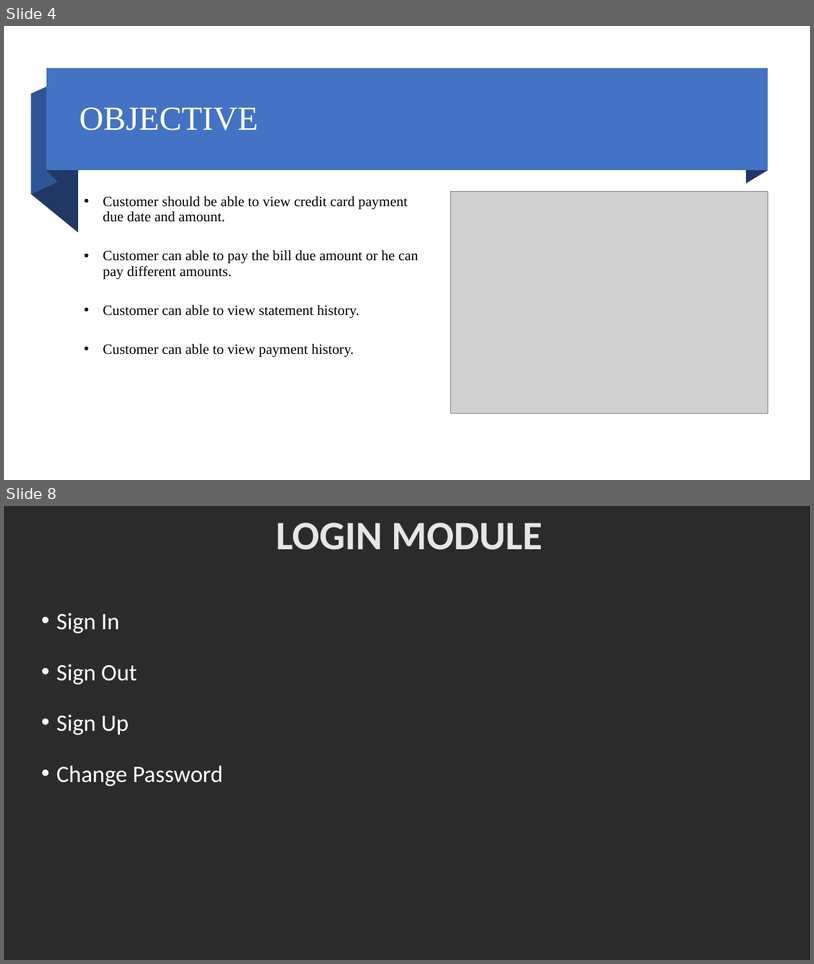
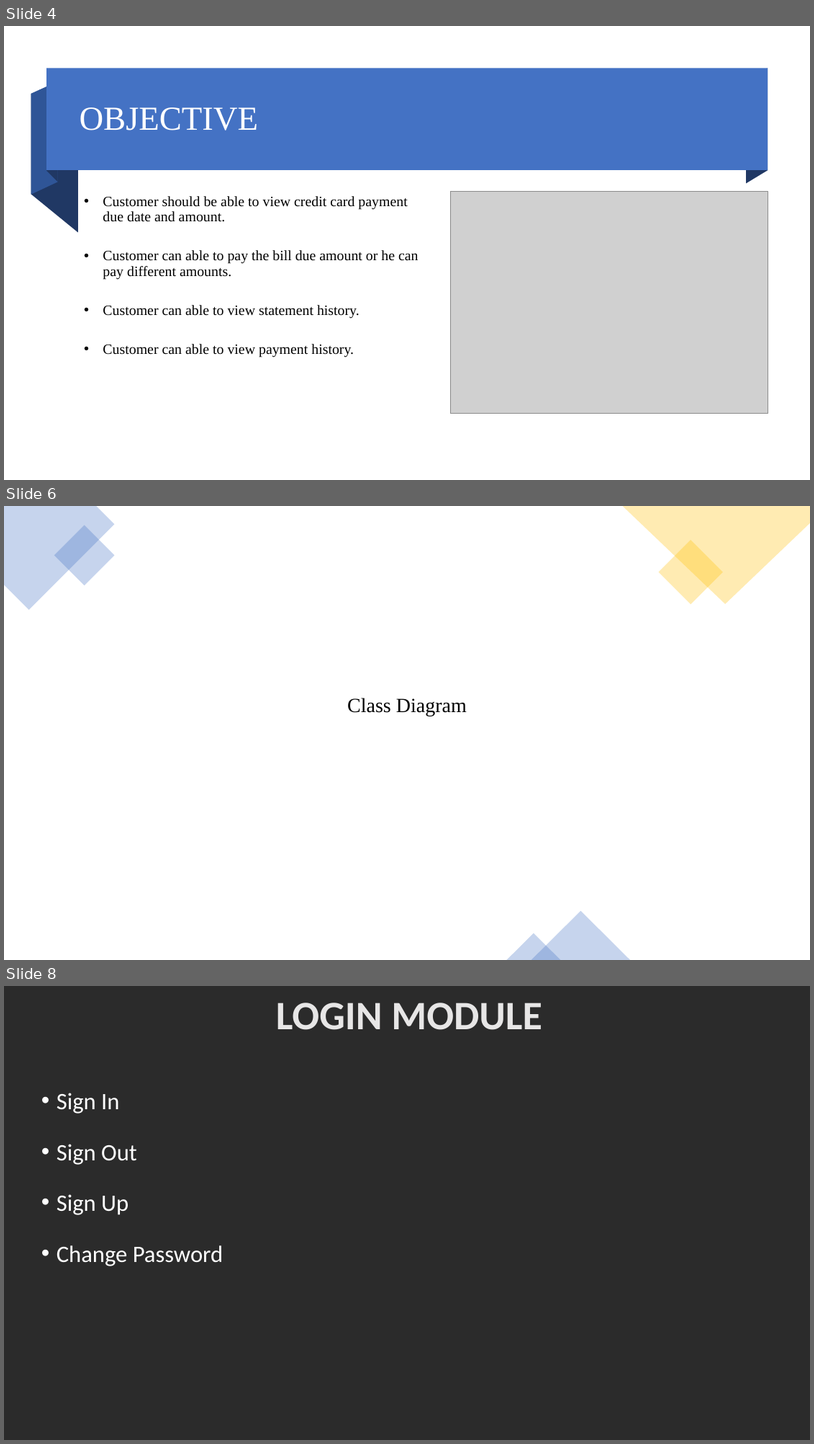
Before and after one commit to joshisangeeta/CreditCardPaymentApplication, a slide deck: FinalPresentation.pptx. Shown one above the other, each under a label of ours: slides 4 and 8 before the commit, slides 4, 6 and 8 after it; the slides between them are not shown. The pictures are 814x964 and 814x1444 pixels, drawn with LibreOffice and Linux fonts; fonts in the diff are those of the drawing; grey boxes stand for pictures; background and template pictures are left out; a plain dark background stands for a picture behind light text. Boxes give left, top, right and bottom in pixels: in the first picture for what was removed or moved away, otherwise in the second. Text is boxed around its words. In the diff, an @@ line names an element or a change of style, - is before the commit and + after.

```diff
--- a/FinalPresentation.pptx
+++ b/FinalPresentation.pptx
@@ slide 6 added at [4, 506, 810, 960], background picture (left out) @@
@@ freeform shape added at [4, 506, 115, 610], fill #4472C4 at 30% opacity @@
@@ rectangle added at [54, 525, 115, 586], fill #4472C4 at 30% opacity @@
@@ freeform shape added at [623, 506, 810, 604], fill #FFC000 at 30% opacity @@
@@ rectangle added at [658, 540, 723, 605], fill #FFC000 at 30% opacity @@
@@ text added at [347, 698, 467, 716], 24 pt, text #000000 @@
+Class Diagram
@@ triangle added at [532, 911, 630, 960], fill #4472C4 at 30% opacity @@
@@ triangle added at [507, 933, 561, 960], fill #4472C4 at 30% opacity @@
```
Also in this commit, not shown: 1 slide changed, 1 slide removed.
